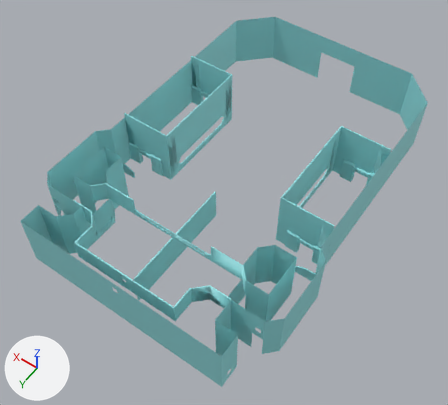
A saved change to the FBX model Assets/Meshes/Environment/ModularKits/Encounter_003/Encounter_003_Walls.fbx.
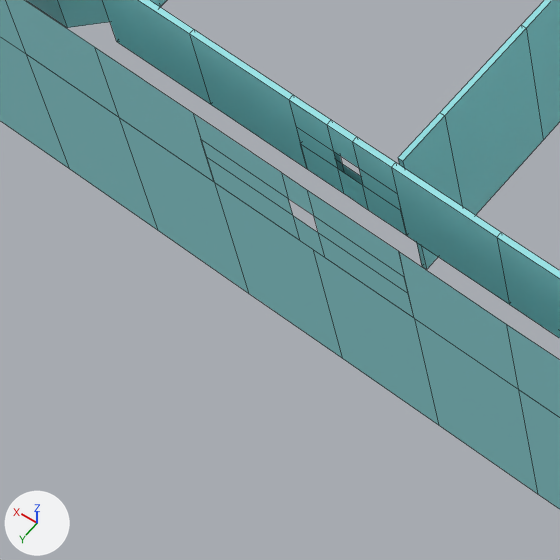
Each version is shown whole from a camera (50 mm lens) standing at (-41.4, 99.3, 92.0) and looking at (-0.3, 41.8, 1.7), then close up on the part from 13% to 37% of the width and 61% to 88% of the height. Arrows for +X, +Y and +Z are at lower left; the lights stay in place. The close-ups show mesh edges as thin lines. Where no turn or scale is listed for an object, it has been applied to the vertices. Vertices at the same position are counted once.

Objects in the first close-up: 'Encounter_003_Walls'.
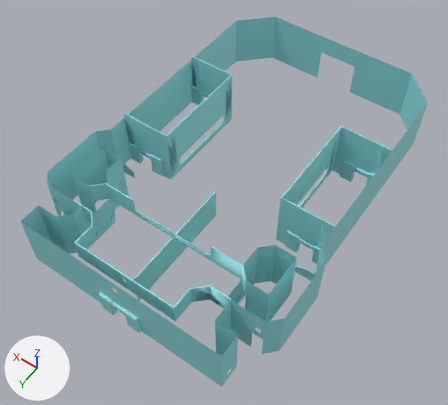
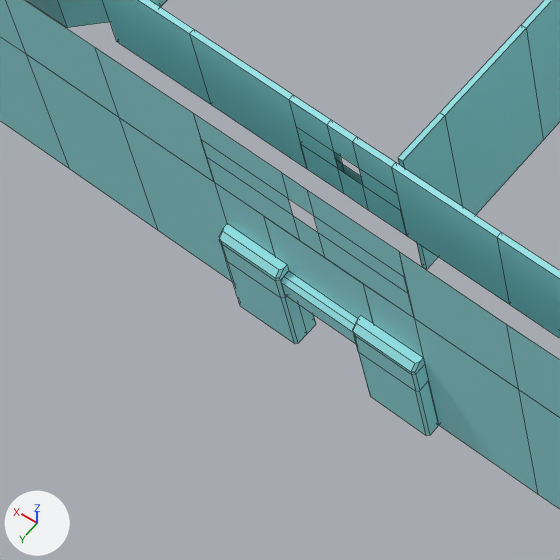
Where the change shows, as pixel boxes [x1, y1, x2, y2] in the close-ups (560 x 560 px):
part 1 of me_cube_262, added (cyan): after [263, 216, 373, 323]
part 2 of me_cube_262, built on: [95, 48, 538, 494] in both

The edits, one by one:
me_cube_262 is used by ob_encounter_003_walls; location (0.0, 0.0, 0.0).
me_cube_262 had 1932 vertices, 1254 faces and spanned x -24.0..24.0, y 0.0..70.0, z 0.0..12.0.
me_cube_262 now has 2081 vertices, 1369 faces and spans x -24.0..24.0, y 0.0..70.5, z 0.0..12.0.
me_cube_262 part 1: the loose piece of 4 vertices spanning x 4.0..8.0, y 70.0, z 7.0..11.0 is copied, and the copy is moved by (-6.0, 0.0, -4.0); it spans x -2.0..2.0, y 70.0, z 3.0..7.0.
Part 2, on me_cube_262:
4 vertices are removed from x 0.0, y 70.0, z 0.0..7.0.
6 faces are deleted.
75 vertices are added at x -4.0..4.0, y 69.5..70.5, z 0.0..7.0.
20 new vertices lie (2.3, 0.0, 0.0) away from vertices in x -3.9..1.6, y 69.5..70.5, z 0.0..4.5.
12 new vertices lie (0.0, 0.4, 0.0) away from vertices in x -4.0..4.0, y 69.6..70.0, z 0.0..4.1.
10 new vertices lie (0.0, 0.4, 0.0) away from vertices in x -4.0..4.0, y 70.0, z 0.0..4.1.
96 new faces join them.
